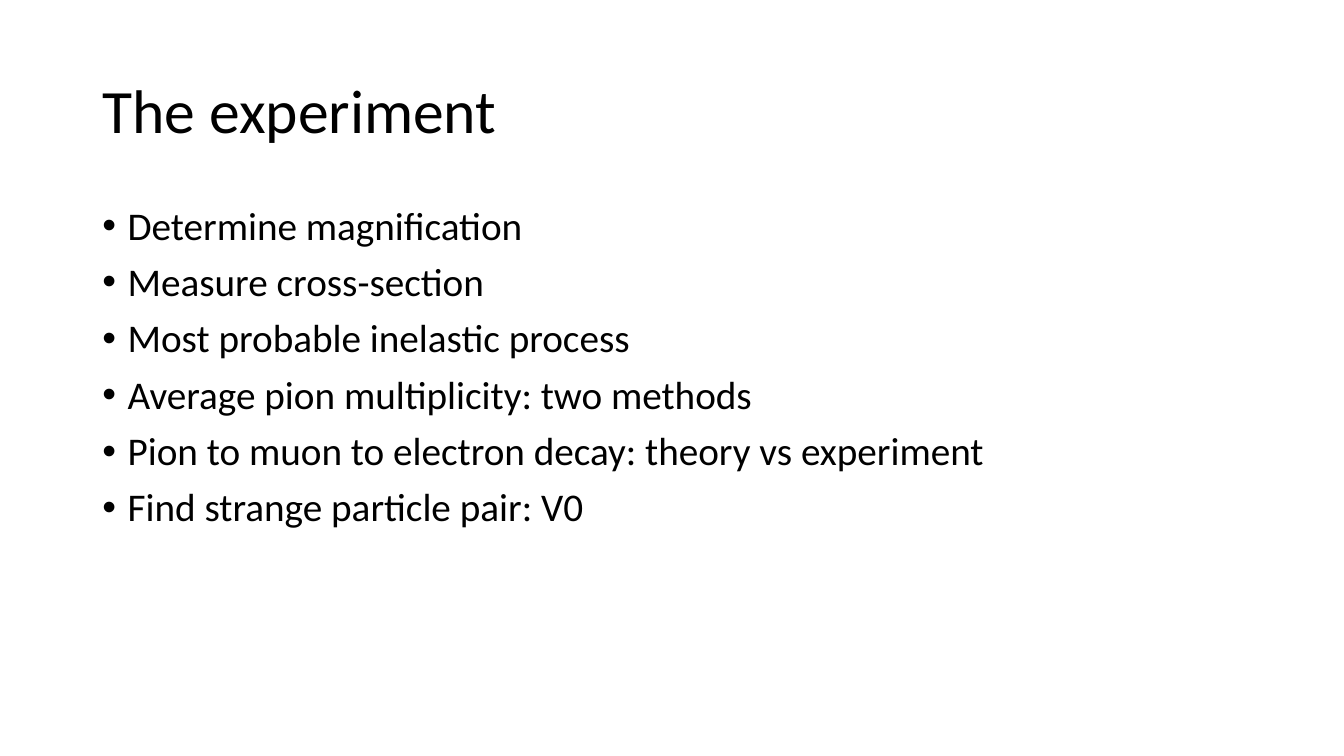
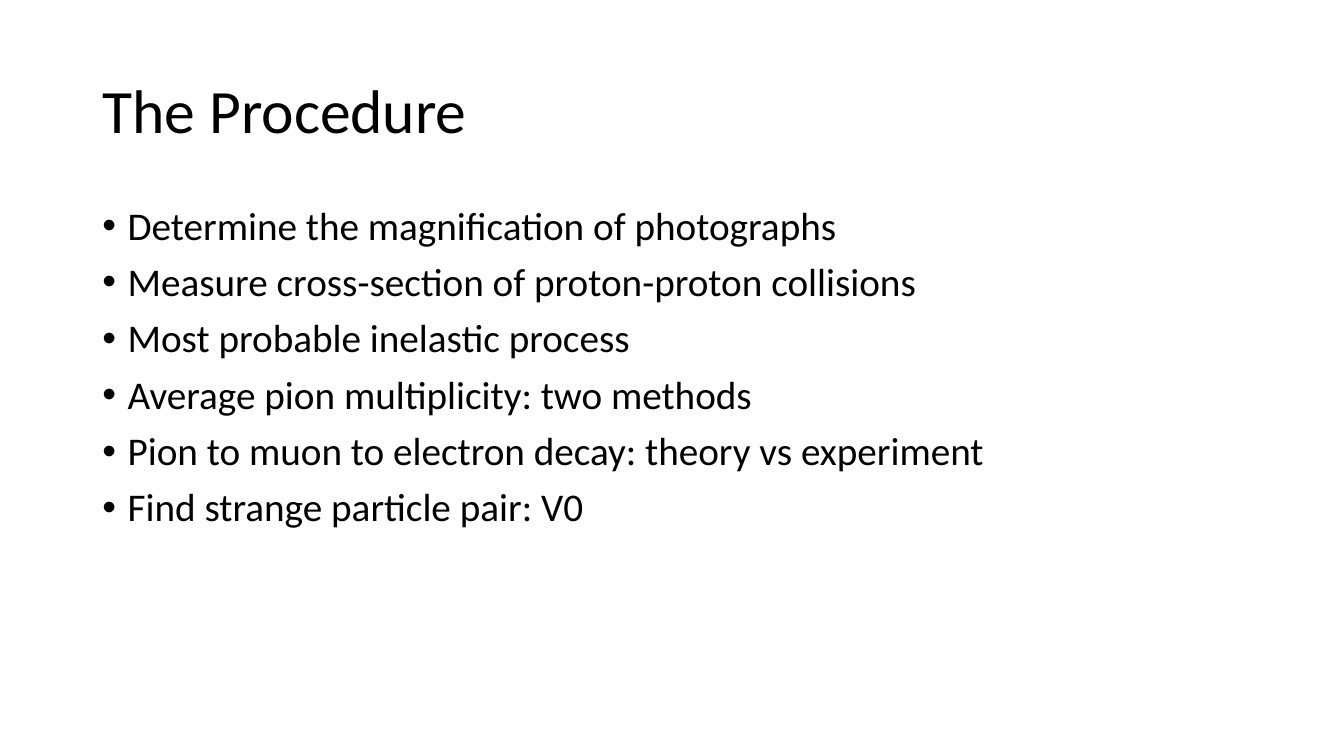
Before and after one commit to mitlabence/Lab18, a slide deck: slide 25 of Presentation/E212.pptx (slide 5 before the commit). Drawn at 1344x756 pixels with LibreOffice and Linux fonts; fonts in the diff are those of the drawing. Boxes give left, top, right and bottom in pixels: in the first picture for what was removed or moved away, otherwise in the second. Text is boxed around its words. In the diff, an @@ line names an element or a change of style, - is before the commit and + after.

```diff
--- a/Presentation/E212.pptx
+++ b/Presentation/E212.pptx
@@ title at <box>102,90,466,134</box>: text changed @@
-The experiment
+The Procedure
@@ text at <box>128,212,916,303</box>: text changed @@
-• Determine magnification
-• Measure cross-section
+• Determine the magnification of photographs
+• Measure cross-section of proton-proton collisions
```
Also in this commit, not shown: 2 other slides changed, 30 slides added, 15 other files.
